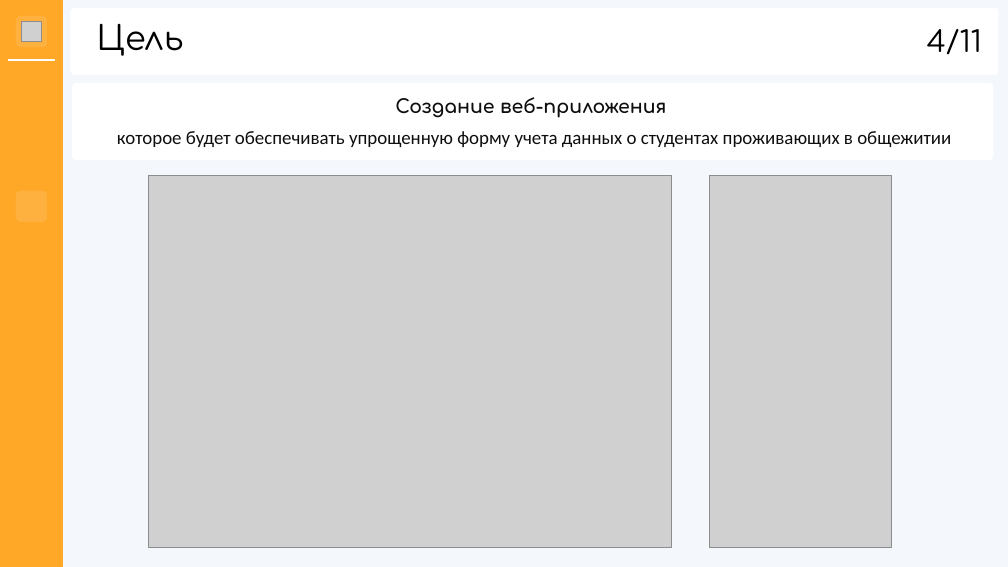
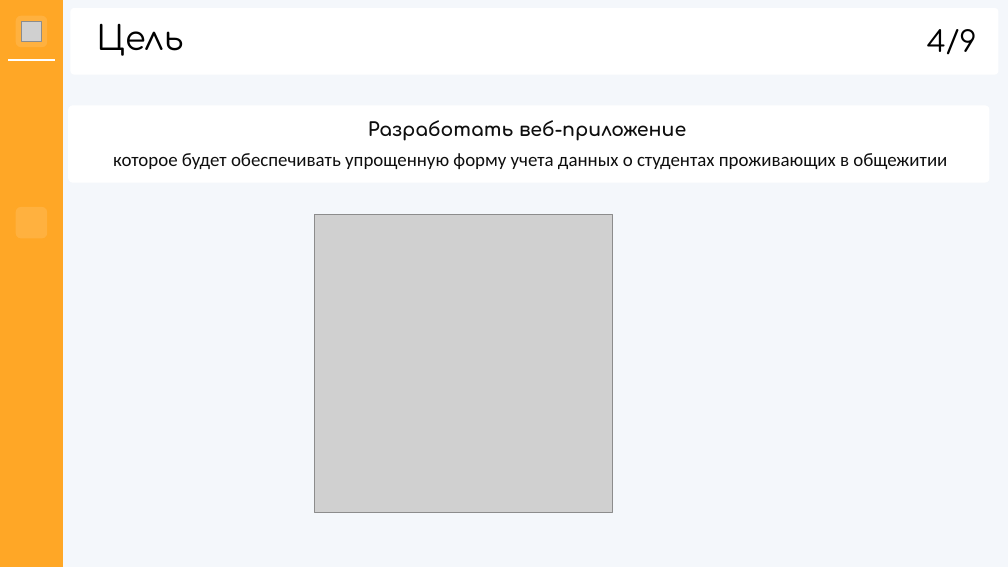
Before and after one commit to hhallva/cmdnt-website, a slide deck: slide 4 of КП/Презентация/Презентация.pptx. Drawn at 1008x567 pixels with LibreOffice and Linux fonts; fonts in the diff are those of the drawing; grey boxes stand for pictures; background and template pictures are left out. Boxes give left, top, right and bottom in pixels: in the first picture for what was removed or moved away, otherwise in the second. Text is boxed around its words. In the diff, an @@ line names an element or a change of style, - is before the commit and + after.

```diff
--- a/КП/Презентация/Презентация.pptx
+++ b/КП/Презентация/Презентация.pptx
@@ text at bbox=[927, 29, 977, 54]: text changed @@
-4/11
+4/9
@@ rounded rectangle: place and size @@
-rounded rectangle at bbox=[73, 84, 993, 160]
+rounded rectangle at bbox=[69, 106, 989, 181]
@@ text "которое будет обеспечивать упрощенную форму ...": place and size @@
-text "которое будет обеспечивать упрощенную форму ..." at bbox=[117, 131, 951, 147]
+text "которое будет обеспечивать упрощенную форму ..." at bbox=[113, 153, 947, 169]
@@ text at bbox=[368, 120, 686, 141]: text changed @@
-Создание веб-приложения
+Разработать веб-приложение
@@ picture removed at bbox=[149, 176, 671, 548] @@
@@ picture removed at bbox=[710, 176, 892, 548] @@
@@ rounded rectangle: place and size @@
-rounded rectangle at bbox=[16, 191, 48, 222]
+rounded rectangle at bbox=[16, 207, 48, 239]
@@ picture added at bbox=[315, 214, 613, 512] @@
```
Also in this commit, not shown: 9 other slides changed, 1 slide removed, 2 other files.
